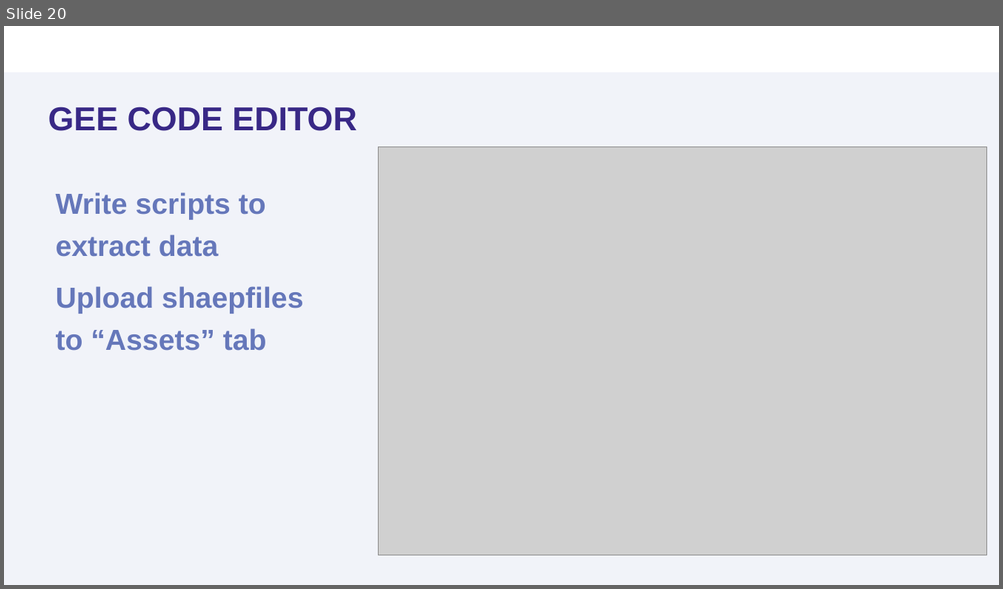
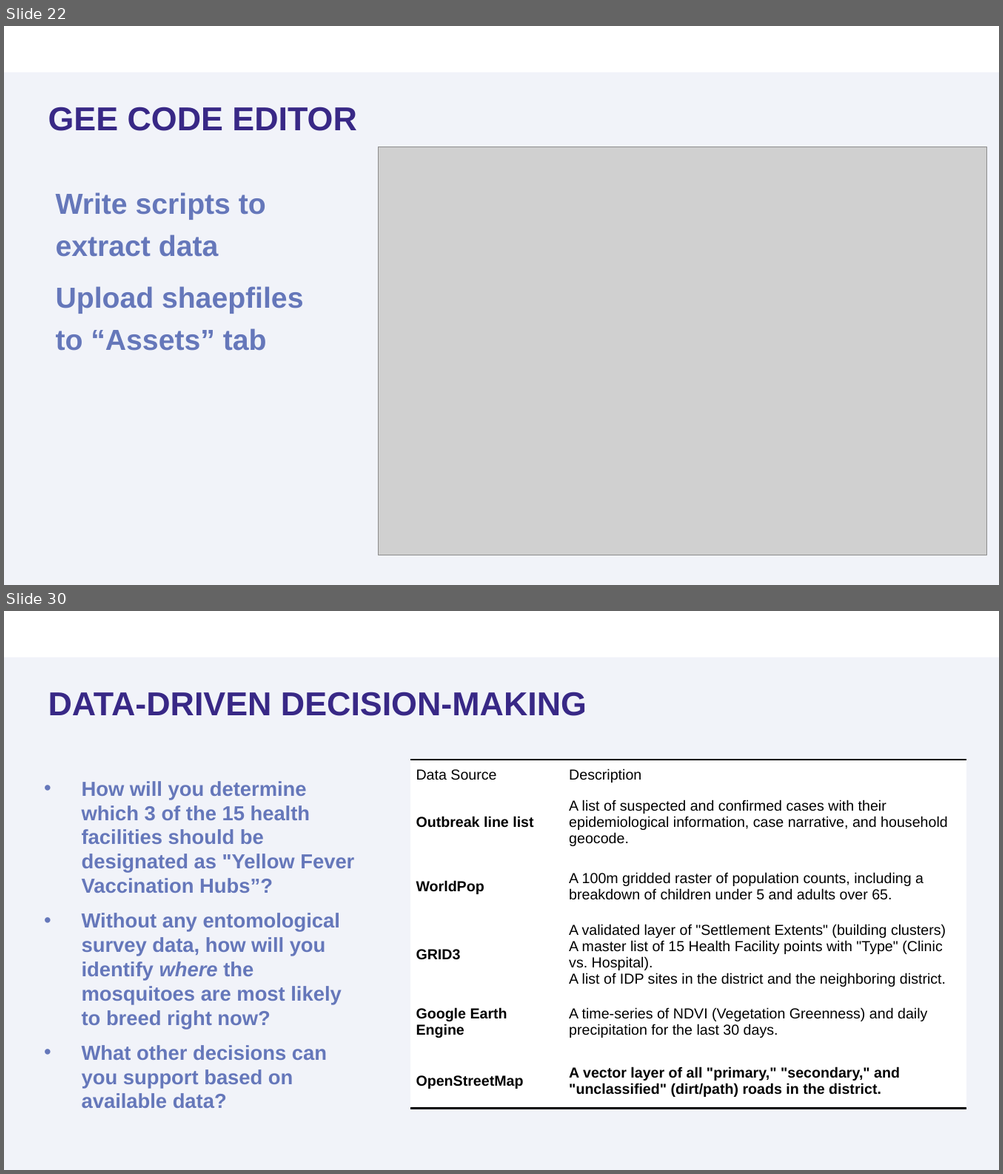
Before and after one commit to sooyoung1021/Module-5-Open-Source-Data, a slide deck: presentations/Module 5_Open Source Data.pptx. Shown one above the other, each under a label of ours: slide 20 before the commit, slides 22 and 30 after it; the slides between them are not shown. The pictures are 1003x589 and 1003x1174 pixels, drawn with LibreOffice and Linux fonts; fonts in the diff are those of the drawing; grey boxes stand for pictures; background and template pictures are left out. Boxes give left, top, right and bottom in pixels: in the first picture for what was removed or moved away, otherwise in the second. Text is boxed around its words. In the diff, an @@ line names an element or a change of style, - is before the commit and + after.

```diff
--- a/presentations/Module 5_Open Source Data.pptx
+++ b/presentations/Module 5_Open Source Data.pptx
@@ slide 30 added at (4, 611, 999, 1170), background #FFFFFF; not listed: 2 template elements that a slide beside it also shows @@
@@ title added at (48, 692, 586, 716), 32 pt, text #382886, bold @@
+DATA-DRIVEN DECISION-MAKING
@@ table added at (410, 760, 966, 1113), 6 rows, 2 columns @@
+Data Source | Description
+Outbreak line list | A list of suspected and confirmed cases with their epidemiological information, case narrative, and household geocode.
+WorldPop | A 100m gridded raster of population counts, including a breakdown of children under 5 and adults over 65.
+GRID3 | A validated layer of "Settlement Extents" (building clusters) / A master list of 15 Health Facility points with "Type" (Clinic vs. Hospital). / A list of IDP sites in the district and the neighboring district.
+Google Earth Engine | A time-series of NDVI (Vegetation Greenness) and daily precipitation for the last 30 days.
+OpenStreetMap | A vector layer of all "primary," "secondary," and "unclassified" (dirt/path) roads in the district.
@@ text added at (82, 781, 354, 1108), 19.6 pt, text #6577BA, bold @@
+• How will you determine which 3 of the 15 health facilities should be designated as "Yellow Fever Vaccination Hubs”?
+• Without any entomological survey data, how will you identify where the mosquitoes are most likely to breed right now?
+• What other decisions can you support based on available data?
@@ what was slide 20 is now slide 22 @@
```
Also in this commit, not shown: 9 slides changed, 11 other slides added, 4 slides removed, 1 other file.
